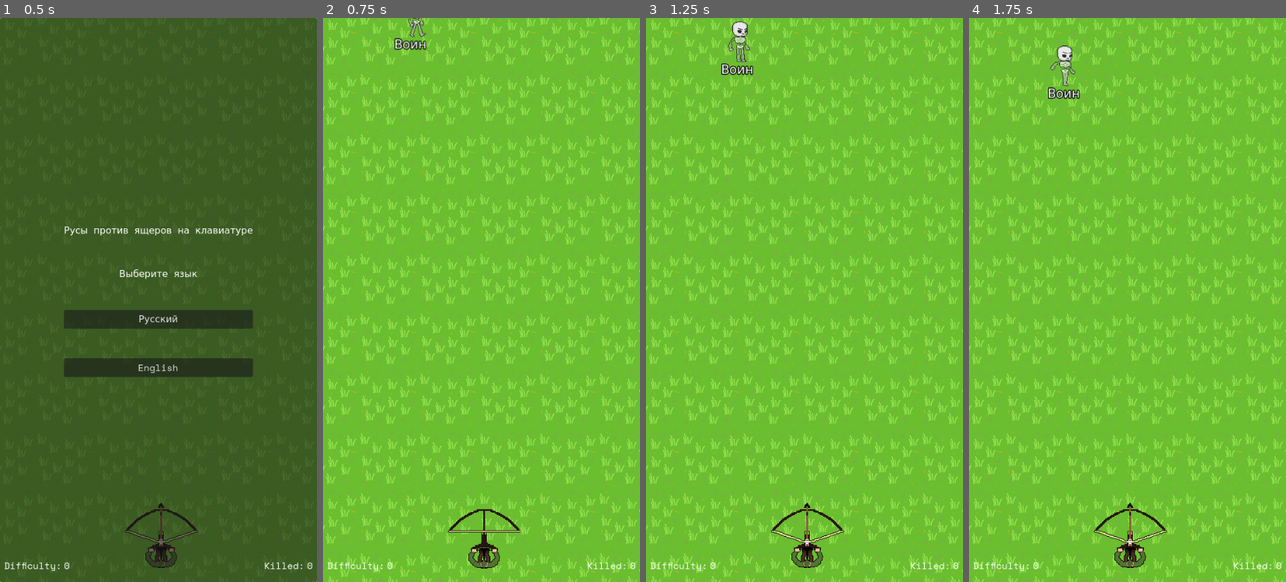
Above: before the commit, frames 1-4 (left to right).
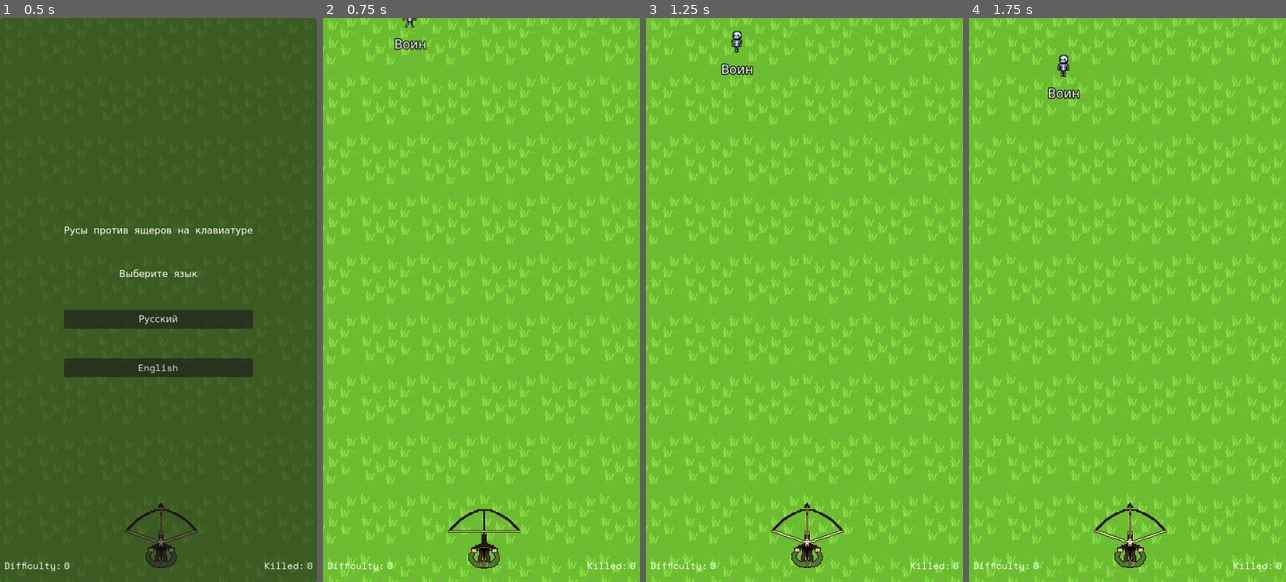
Above: after the commit, the same moments.

Repository: AshTrait0r/shootemup
Game: Godot game, scene res://Scenes/Main.tscn
Two runs of this game, one before a commit and one after it. Both use one fixed random seed, a clock stepped at 60 frames per second and the inputs below.
Inputs:
- Up to frame 1 (0.5 s): no input
- Up to frame 2 (0.75 s): click "Русский" at 0.5 s
- Up to frame 3 (1.25 s): no input
- Up to frame 4 (1.75 s): tap Enter at 1.25 s

Frame 1 is identical in both runs. In frame 2, 0.1% of the frame differs, in the area x 24-33%, y 0-4%; in frame 3, 0.3%, in the area x 25-33%, y 0-8%; in frame 4, 0.3%.

Commit message:
fixed skeleton animation

Diff:
--- a/Scenes/Enemy.tscn
+++ b/Scenes/Enemy.tscn
@@ -2,10 +2,14 @@
 
 [ext_resource type="Script" path="res://Scripts/Enemy.gd" id="1_tn8v1"]
 [ext_resource type="FontFile" uid="uid://ycaiqwy2b78f" path="res://assets/SpaceMono-Regular.ttf" id="2_ionsd"]
-[ext_resource type="Texture2D" uid="uid://cnj55w25v2cj6" path="res://assets/Fantasy/Enemies/Skeleton/Skeleton5.png" id="3_ptxur"]
-[ext_resource type="Texture2D" uid="uid://bitco2a6te1iu" path="res://assets/Fantasy/Enemies/Skeleton/Skeleton4.png" id="4_on43o"]
-[ext_resource type="Texture2D" uid="uid://cduhy1106113g" path="res://assets/Fantasy/Enemies/Skeleton/Skeleton3.png" id="5_yyb8d"]
-[ext_resource type="Texture2D" uid="uid://dae6f8jbsm7h2" path="res://assets/Fantasy/Enemies/Skeleton/Skeleton2.png" id="6_yh225"]
+[ext_resource type="Texture2D" uid="uid://crg7rje6e1yyl" path="res://assets/Fantasy/Enemies/Skeleton_cute/Skeleton-cute1.png" id="3_chbvc"]
+[ext_resource type="Texture2D" uid="uid://cgedcn1b0d6am" path="res://assets/Fantasy/Enemies/Skeleton_cute/Skeleton-cute2.png" id="4_01b70"]
+[ext_resource type="Texture2D" uid="uid://b4g7cser1k1cs" path="res://assets/Fantasy/Enemies/Skeleton_cute/Skeleton-cute3.png" id="5_70iu5"]
+[ext_resource type="Texture2D" uid="uid://d1rk0jifg8wnn" path="res://assets/Fantasy/Enemies/Skeleton_cute/Skeleton-cute4.png" id="6_ya6ic"]
+[ext_resource type="Texture2D" uid="uid://1yn35p6qh28k" path="res://assets/Fantasy/Enemies/Skeleton_cute/Skeleton-cute5.png" id="7_3vpwt"]
+[ext_resource type="Texture2D" uid="uid://de1itsjqsshq5" path="res://assets/Fantasy/Enemies/Skeleton_cute/Skeleton-cute6.png" id="8_wd0p2"]
+[ext_resource type="Texture2D" uid="uid://suboxapdk4jd" path="res://assets/Fantasy/Enemies/Skeleton_cute/Skeleton-cute7.png" id="9_x1het"]
+[ext_resource type="Texture2D" uid="uid://cidepo4intrwi" path="res://assets/Fantasy/Enemies/Skeleton_cute/Skeleton-cute8.png" id="10_j4vdl"]
 
 [sub_resource type="FontFile" id="1"]
 fallbacks = Array[Font]([ExtResource("2_ionsd")])
@@ -511,38 +515,34 @@
 cache/0/21/0/kerning_overrides/21/0 = Vector2(0, 0)
 
 [sub_resource type="RectangleShape2D" id="2"]
-size = Vector2(24.6667, 46.6667)
-
-[sub_resource type="AtlasTexture" id="AtlasTexture_guh1c"]
-atlas = ExtResource("3_ptxur")
-region = Rect2(0, 0, 100, 100)
-
-[sub_resource type="AtlasTexture" id="AtlasTexture_na1t4"]
-atlas = ExtResource("4_on43o")
-region = Rect2(0, 0, 100, 100)
-
-[sub_resource type="AtlasTexture" id="AtlasTexture_blh4c"]
-atlas = ExtResource("5_yyb8d")
-region = Rect2(0, 0, 79, 100)
-
-[sub_resource type="AtlasTexture" id="AtlasTexture_wfuat"]
-atlas = ExtResource("6_yh225")
-region = Rect2(0, 0, 92, 100)
+size = Vector2(28.3333, 28.8333)
 
 [sub_resource type="SpriteFrames" id="SpriteFrames_gc6qm"]
 animations = [{
 "frames": [{
 "duration": 1.0,
-"texture": SubResource("AtlasTexture_guh1c")
-}, {
-"duration": 1.0,
-"texture": SubResource("AtlasTexture_na1t4")
-}, {
-"duration": 1.0,
-"texture": SubResource("AtlasTexture_blh4c")
-}, {
-"duration": 1.0,
-"texture": SubResource("AtlasTexture_wfuat")
+"texture": ExtResource("3_chbvc")
+}, {
+"duration": 1.0,
+"texture": ExtResource("4_01b70")
+}, {
+"duration": 1.0,
+"texture": ExtResource("5_70iu5")
+}, {
+"duration": 1.0,
+"texture": ExtResource("6_ya6ic")
+}, {
+"duration": 1.0,
+"texture": ExtResource("7_3vpwt")
+}, {
+"duration": 1.0,
+"texture": ExtResource("8_wd0p2")
+}, {
+"duration": 1.0,
+"texture": ExtResource("9_x1het")
+}, {
+"duration": 1.0,
+"texture": ExtResource("10_j4vdl")
 }],
 "loop": true,
 "name": &"default",
@@ -571,16 +571,16 @@
 metadata/_edit_use_anchors_ = true
 
 [node name="CollisionShape2D" type="CollisionShape2D" parent="."]
-position = Vector2(2.5, 0.999999)
+position = Vector2(-0.250002, -0.625002)
 scale = Vector2(1.5, 1.5)
 shape = SubResource("2")
 
 [node name="AnimatedSprite2D" type="AnimatedSprite2D" parent="."]
 position = Vector2(0, -1)
-scale = Vector2(0.8, 0.771)
+scale = Vector2(1.36875, 1.31913)
 sprite_frames = SubResource("SpriteFrames_gc6qm")
 autoplay = "default"
-frame_progress = 0.531565
+frame_progress = 0.968926
 
 [node name="StunnedTimer" type="Timer" parent="."]
 wait_time = 0.2
